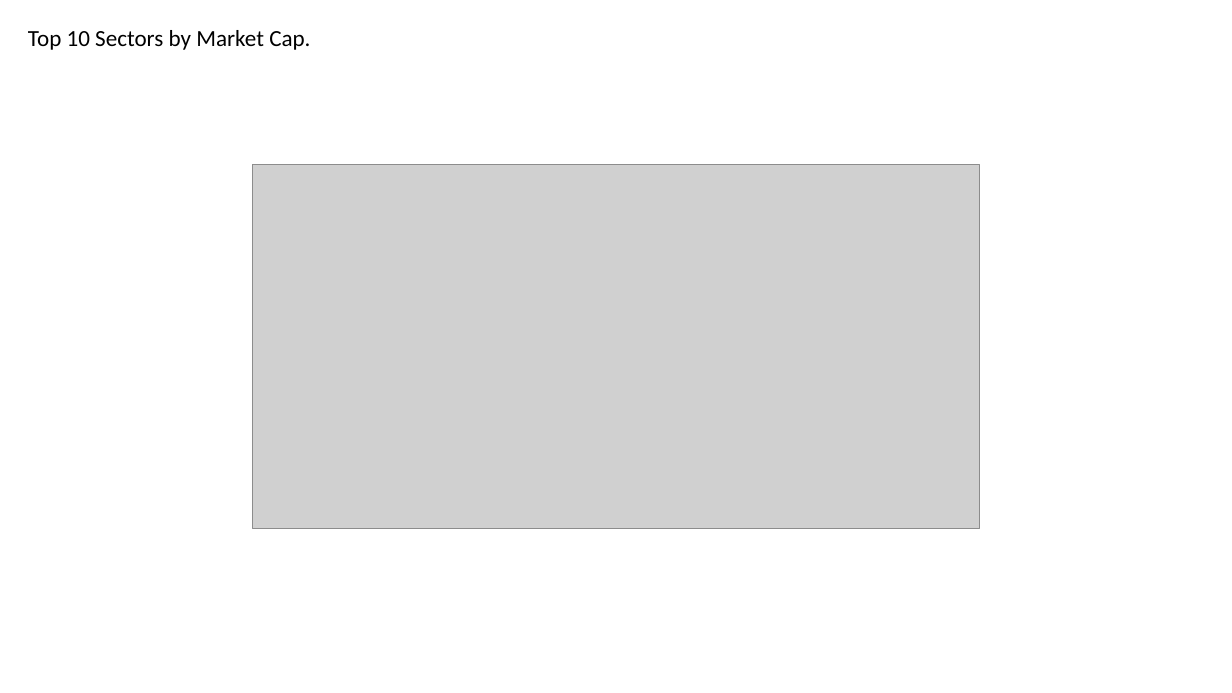
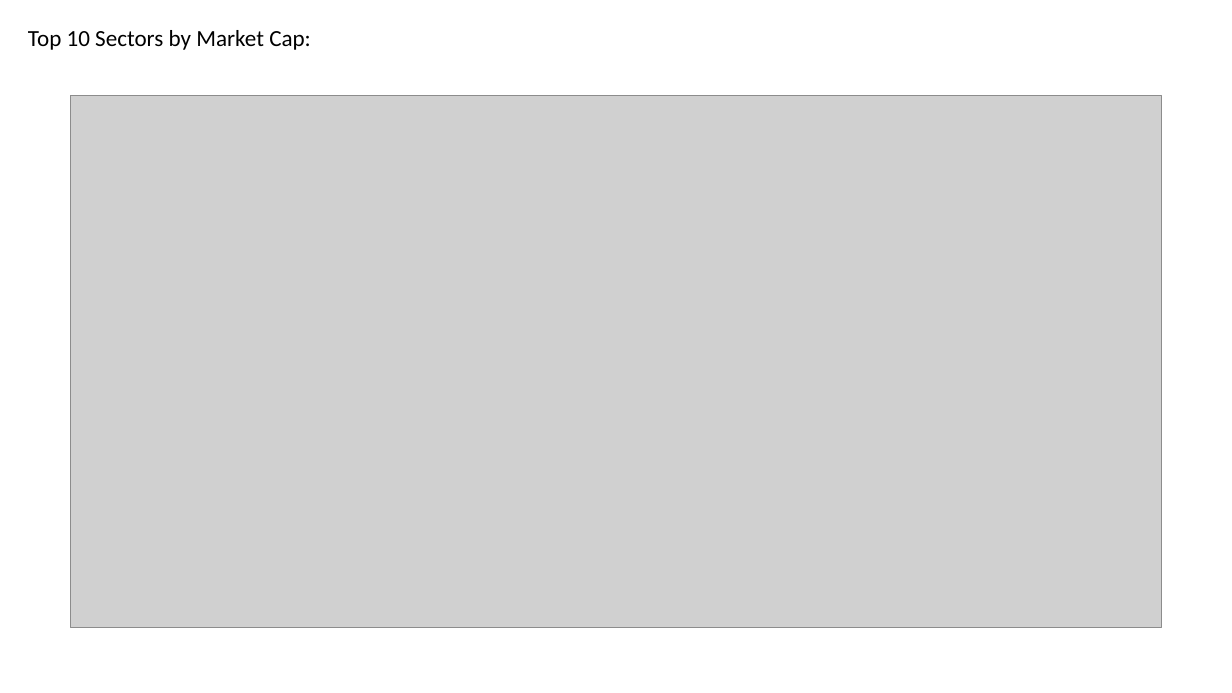
Before and after one commit to Patli1998/Bootcamp-Project1, a slide deck: slide 7 of Presentation.pptx. Drawn at 1232x693 pixels with LibreOffice and Linux fonts; fonts in the diff are those of the drawing; grey boxes stand for pictures. Boxes give left, top, right and bottom in pixels: in the first picture for what was removed or moved away, otherwise in the second. Text is boxed around its words. In the diff, an @@ line names an element or a change of style, - is before the commit and + after.

```diff
--- a/Presentation.pptx
+++ b/Presentation.pptx
@@ text at <box>28,30,311,50</box>: text changed @@
-Top 10 Sectors by Market Cap.
+Top 10 Sectors by Market Cap:
@@ picture: place and size @@
-picture at <box>252,165,979,529</box>
+picture at <box>70,95,1162,628</box>
```
Also in this commit, not shown: 6 other slides changed, 1 slide added, 1 slide removed.
